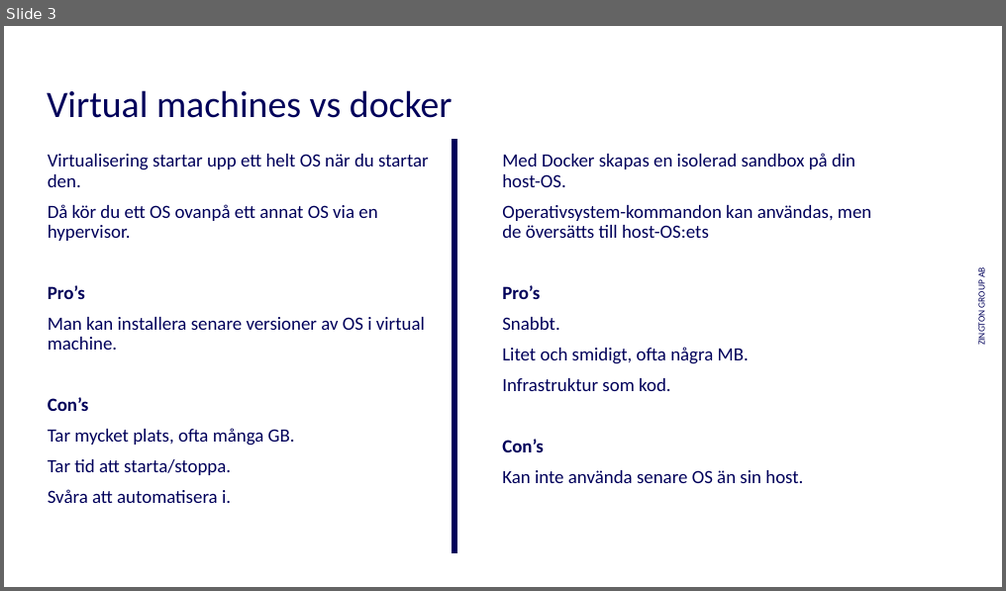
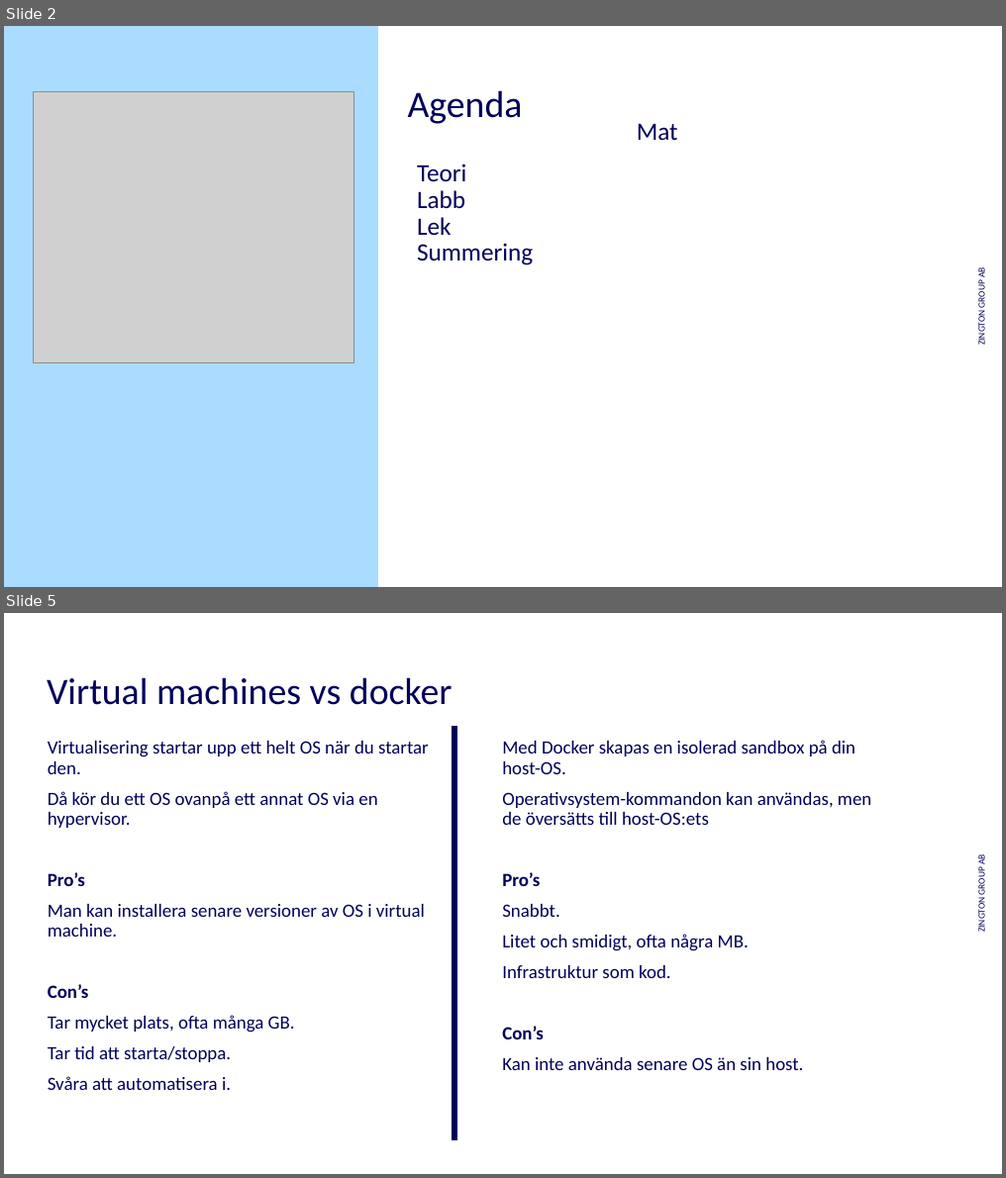
Before and after one commit to kejsardamberg/docker-hackaton, a slide deck: res/DevOps_hackaton.pptx. Shown one above the other, each under a label of ours: slide 3 before the commit, slides 2 and 5 after it; the slides between them are not shown. The pictures are 1006x591 and 1006x1178 pixels, drawn with LibreOffice and Linux fonts; fonts in the diff are those of the drawing; grey boxes stand for pictures; background and template pictures are left out. Boxes give left, top, right and bottom in pixels: in the first picture for what was removed or moved away, otherwise in the second. Text is boxed around its words. In the diff, an @@ line names an element or a change of style, - is before the commit and + after.

```diff
--- a/res/DevOps_hackaton.pptx
+++ b/res/DevOps_hackaton.pptx
@@ slide 2 added at (x1=4, y1=26, x2=1002, y2=587), background #FFFFFF; not listed: 1 template element that a slide beside it also shows @@
@@ rectangle added at (x1=4, y1=26, x2=378, y2=587), fill #AADCFF @@
@@ picture added at (x1=33, y1=92, x2=353, y2=364) @@
@@ title added at (x1=408, y1=90, x2=523, y2=124), 36 pt, text #00005A @@
+Agenda
@@ text added at (x1=637, y1=123, x2=678, y2=140), 24 pt, text #00005A @@
+Mat
@@ text added at (x1=417, y1=164, x2=466, y2=181), 24 pt, text #00005A @@
+Teori
@@ text added at (x1=417, y1=190, x2=465, y2=208), 24 pt, text #00005A @@
+Labb
@@ text added at (x1=417, y1=217, x2=451, y2=235), 24 pt, text #00005A @@
+Lek
@@ text added at (x1=417, y1=243, x2=533, y2=266), 24 pt, text #00005A @@
+Summering
@@ what was slide 3 is now slide 5 @@
```
Also in this commit, not shown: 4 slides changed, 10 other slides added, 1 slide removed, 4 other files.
